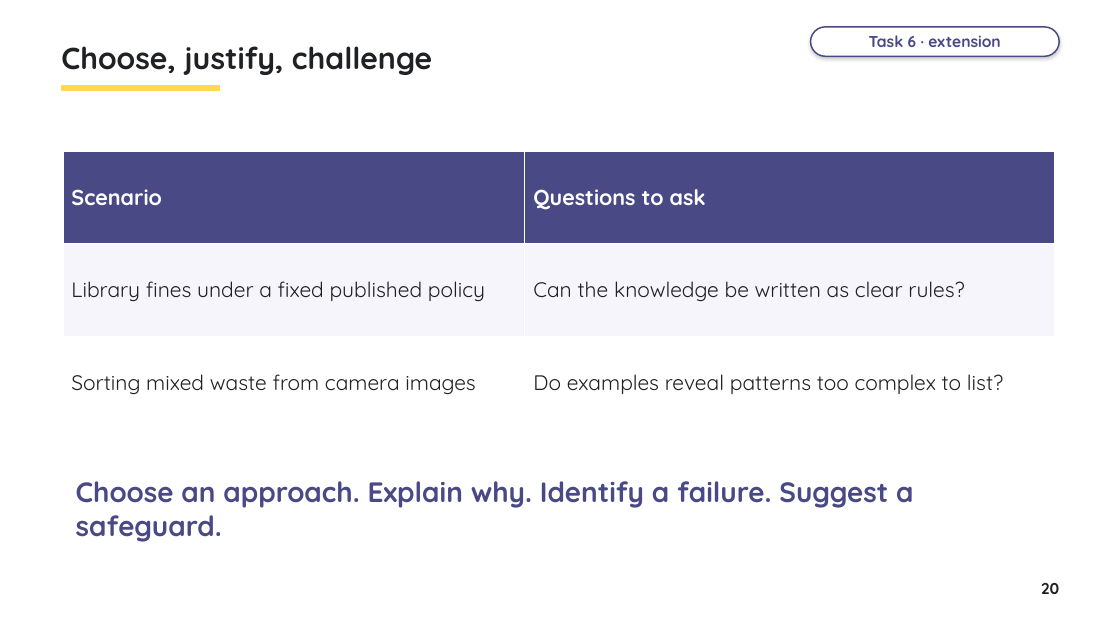
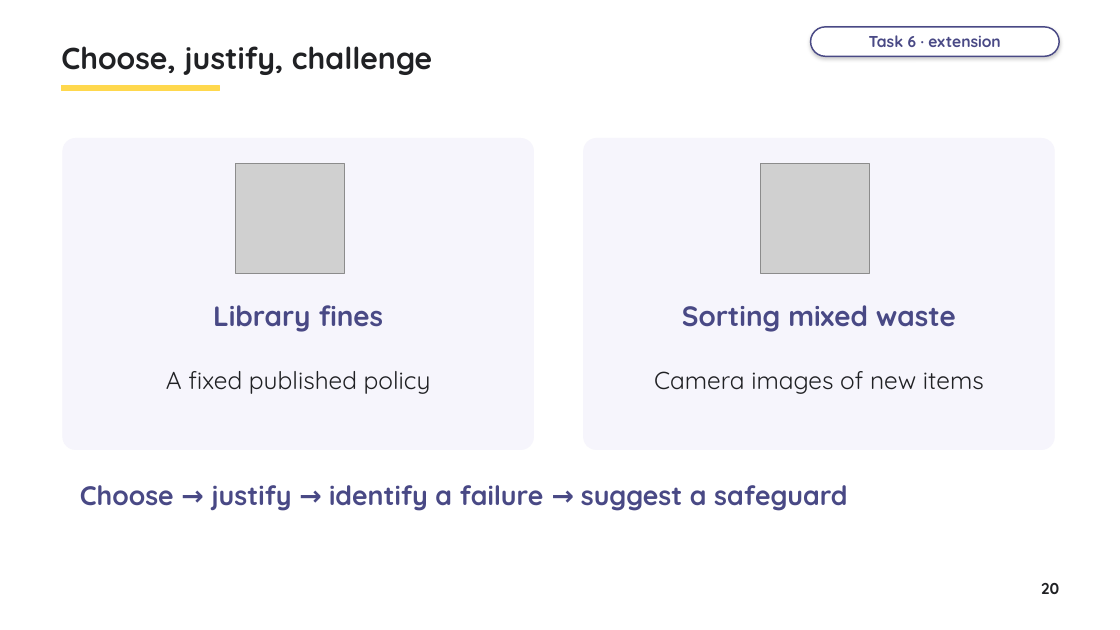
Before and after one commit to myk-sh/cs-lessons, a slide deck: slide 20 of 0478 P1/Artificial Intelligence/IGCSE_0478_Lesson_-_Artificial_Intelligence.pptx. Drawn at 1120x630 pixels with LibreOffice and Linux fonts; fonts in the diff are those of the drawing; grey boxes stand for pictures. Boxes give left, top, right and bottom in pixels: in the first picture for what was removed or moved away, otherwise in the second. Text is boxed around its words. In the diff, an @@ line names an element or a change of style, - is before the commit and + after.

```diff
--- a/0478 P1/Artificial Intelligence/IGCSE_0478_Lesson_-_Artificial_Intelligence.pptx
+++ b/0478 P1/Artificial Intelligence/IGCSE_0478_Lesson_-_Artificial_Intelligence.pptx
@@ rounded rectangle added at [63,139,534,450], fill #F6F5FC, outline #F6F5FC 1 pt @@
@@ rounded rectangle added at [584,139,1054,450], fill #F6F5FC, outline #F6F5FC 1 pt @@
@@ table removed at [63,151,1054,398], 3 rows, 2 columns @@
-Scenario | Questions to ask
-Library fines under a fixed published policy | Can the knowledge be written as clear rules?
-Sorting mixed waste from camera images | Do examples reveal patterns too complex to list?
@@ picture added at [235,164,344,273] @@
@@ picture added at [760,164,870,273] @@
@@ text added at [213,305,384,332], 24 pt, text #494985, bold @@
+Library fines
@@ text added at [682,305,956,332], 24 pt, text #494985, bold @@
+Sorting mixed waste
@@ text added at [166,371,431,394], 21 pt, text #202124 @@
+A fixed published policy
@@ text added at [654,371,984,394], 21 pt, text #202124 @@
+Camera images of new items
@@ text at [80,485,848,511]: text changed; size 24 to 23 pt @@
-Choose an approach. Explain why. Identify a failure. Suggest a safeguard.
+Choose → justify → identify a failure → suggest a safeguard
```
Also in this commit, not shown: 13 other slides changed, 1 slide added, 1 slide removed, 48 other files.
